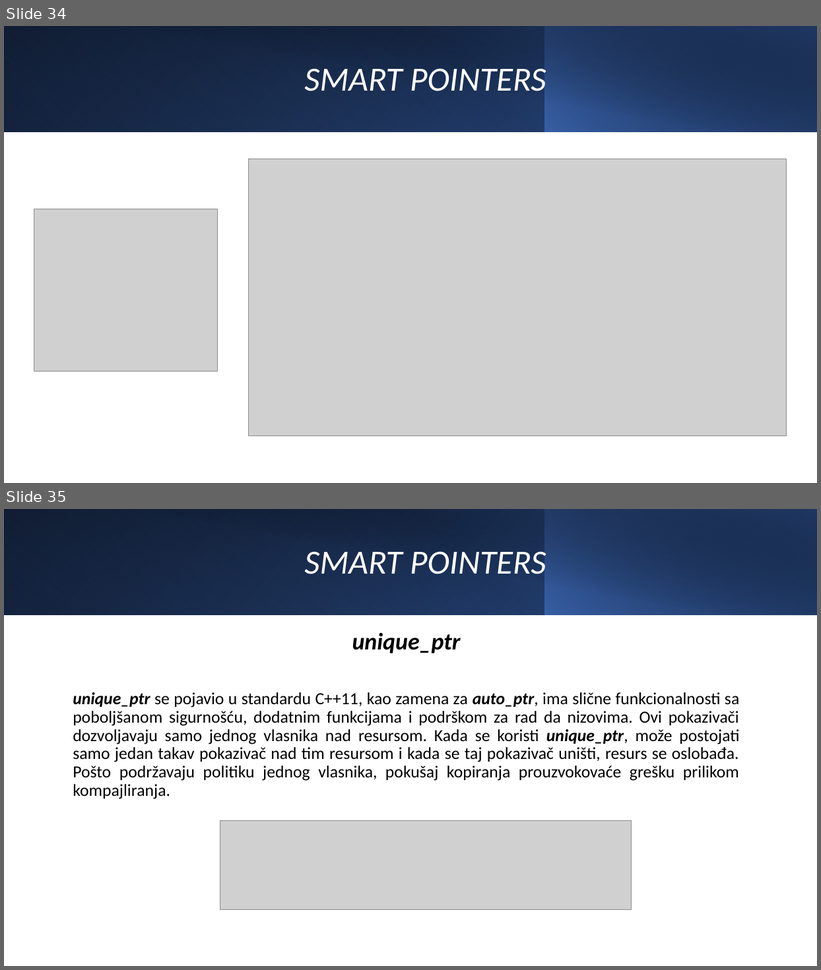
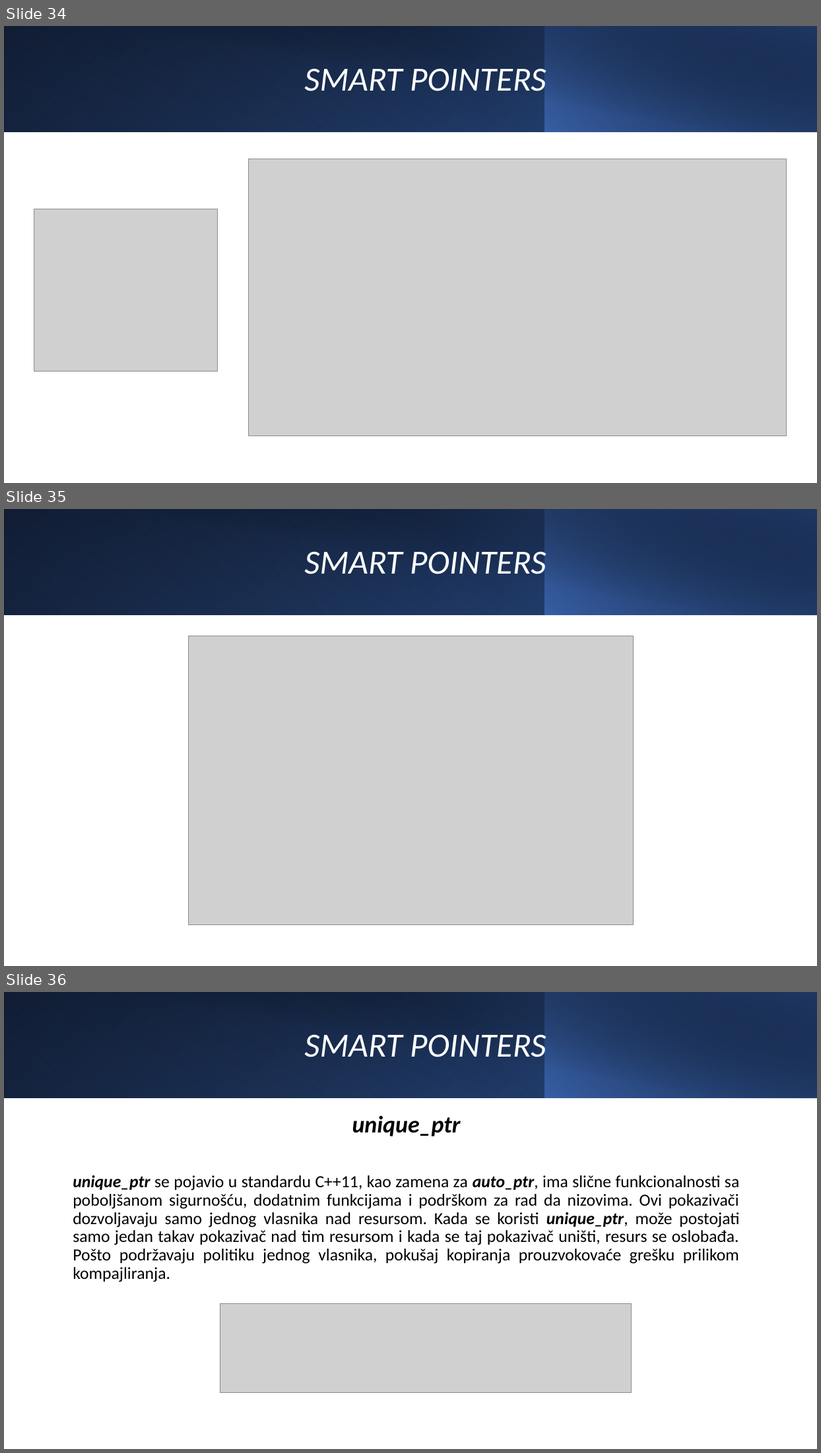
Before and after one commit to grujevmilan/NSI_projekat, a slide deck: NSI - C++.pptx. Shown one above the other, each under a label of ours: slides 34 and 35 before the commit, slides 34, 35 and 36 after it. The pictures are 821x970 and 821x1453 pixels, drawn with LibreOffice and Linux fonts; fonts in the diff are those of the drawing; grey boxes stand for pictures. Boxes give left, top, right and bottom in pixels: in the first picture for what was removed or moved away, otherwise in the second. Text is boxed around its words. In the diff, an @@ line names an element or a change of style, - is before the commit and + after.

Commit message:
Code refactoring and update presentation

```diff
--- a/NSI - C++.pptx
+++ b/NSI - C++.pptx
@@ slide 35 added at [4, 509, 817, 966], background #FFFFFF @@
@@ rectangle added at [4, 509, 817, 615], fill gradient #000000 to #2F5597 @@
@@ rectangle added at [4, 509, 546, 615], fill gradient #4472C4 to #203864 @@
@@ rectangle added at [34, 509, 817, 616], fill gradient #000000 to #203864 @@
@@ rectangle added at [545, 509, 817, 615], fill gradient #4472C4 to #000000 @@
@@ title added at [304, 551, 546, 582], 40 pt, text #FFFFFF, italic @@
+SMART POINTERS
@@ picture added at [188, 636, 634, 925] @@
@@ what was slide 35 is now slide 36 @@
```
Also in this commit, not shown: 11 other files.
